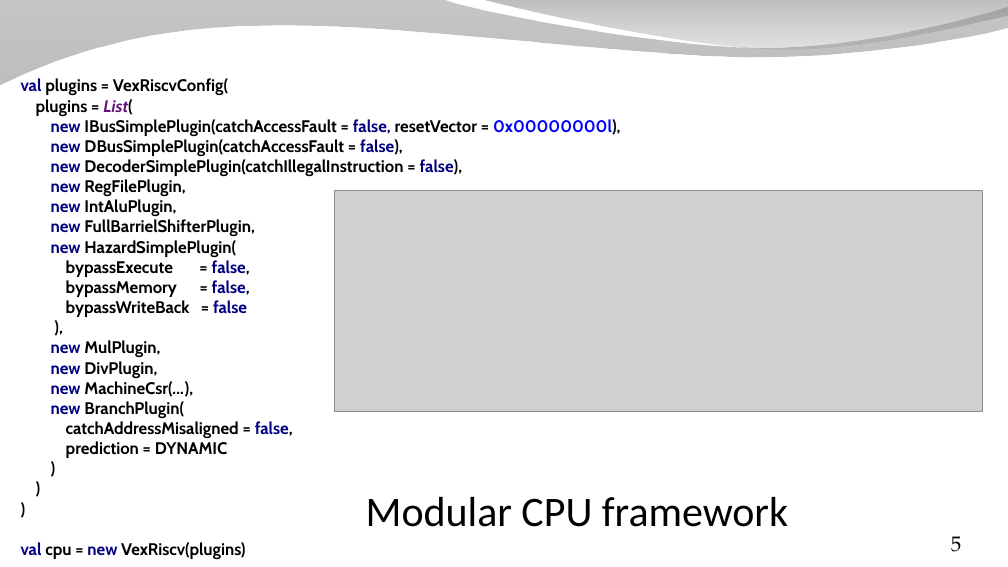
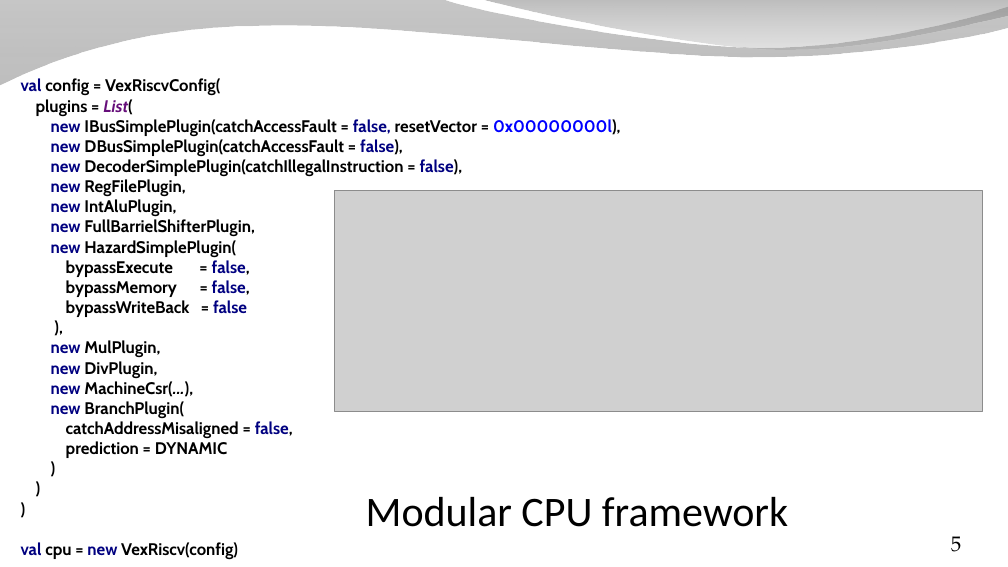
Before and after one commit to SpinalHDL/SpinalDoc, a slide deck: slide 5 of presentation/en/workshop/vexriscv.odp. Drawn at 1008x567 pixels with LibreOffice and Linux fonts; fonts in the diff are those of the drawing; grey boxes stand for pictures; background and template pictures are left out. Boxes give left, top, right and bottom in pixels: in the first picture for what was removed or moved away, otherwise in the second. Text is boxed around its words. In the diff, an @@ line names an element or a change of style, - is before the commit and + after.

```diff
--- a/presentation/en/workshop/vexriscv.odp
+++ b/presentation/en/workshop/vexriscv.odp
@@ text at <box>21,78,220,96</box>: text changed @@
-val plugins = VexRiscvConfig(
+val config = VexRiscvConfig(
@@ text at <box>21,542,238,559</box>: text changed @@
-)
-val cpu = new VexRiscv(plugins)
+)
+val cpu = new VexRiscv(config)
```
Also in this commit, not shown: 9 other files.
